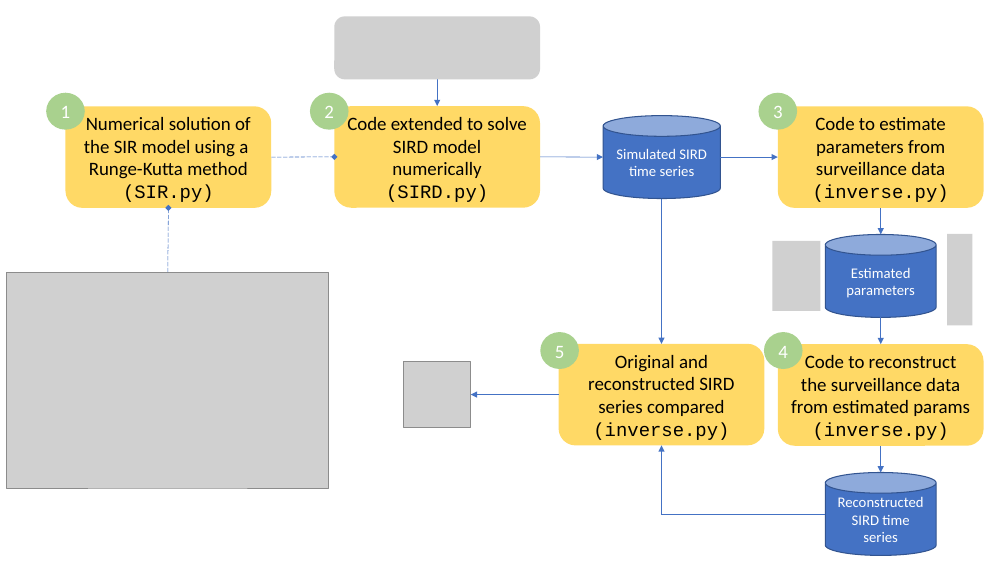
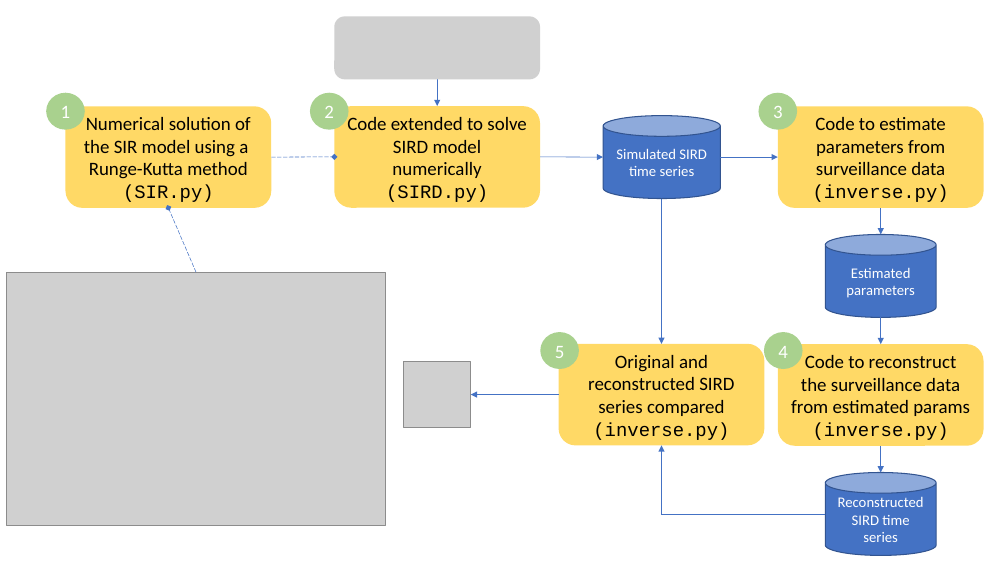
Before and after one commit to andreplima/covidsims, a slide deck: slide 2 of presentation/Solution to the SIRD Inverse problem.pptx. Drawn at 1008x567 pixels with LibreOffice and Linux fonts; fonts in the diff are those of the drawing; grey boxes stand for pictures. Boxes give left, top, right and bottom in pixels: in the first picture for what was removed or moved away, otherwise in the second. Text is boxed around its words. In the diff, an @@ line names an element or a change of style, - is before the commit and + after.

```diff
--- a/presentation/Solution to the SIRD Inverse problem.pptx
+++ b/presentation/Solution to the SIRD Inverse problem.pptx
@@ arrow moved from (168, 272) - (169, 208) to (196, 272) - (169, 208) @@
@@ picture removed at (948,234,972,325) @@
@@ picture removed at (773,241,820,312) @@
@@ picture: place and size @@
-picture at (7,272,329,488)
+picture at (7,272,386,526)
```
Also in this commit, not shown: 2 other slides changed, 13 slides added, 6 slides removed, 15 other files.
